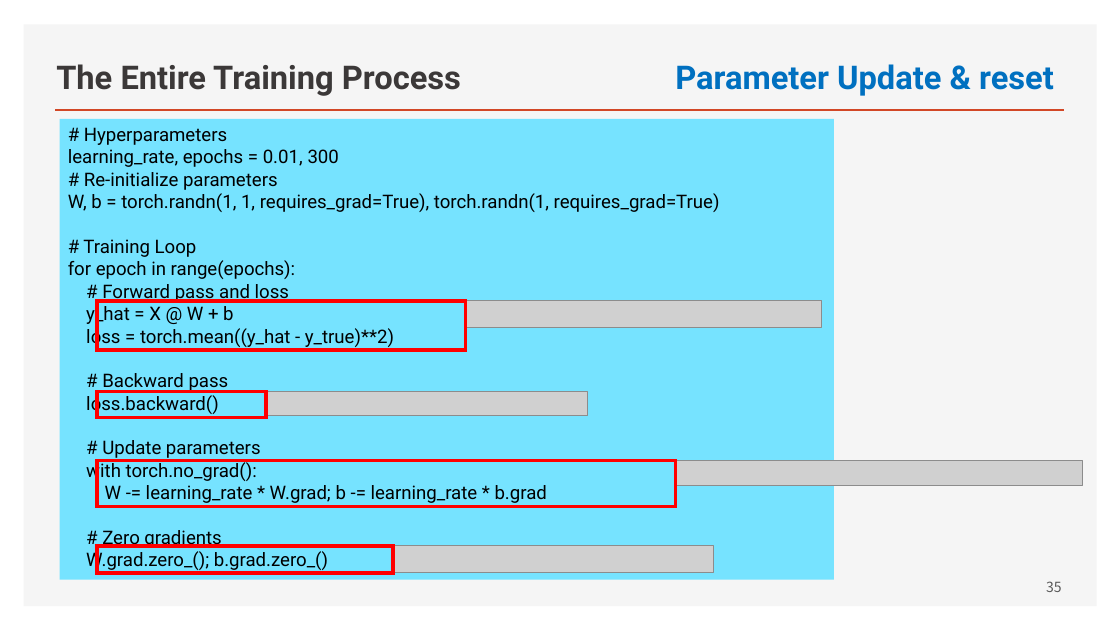
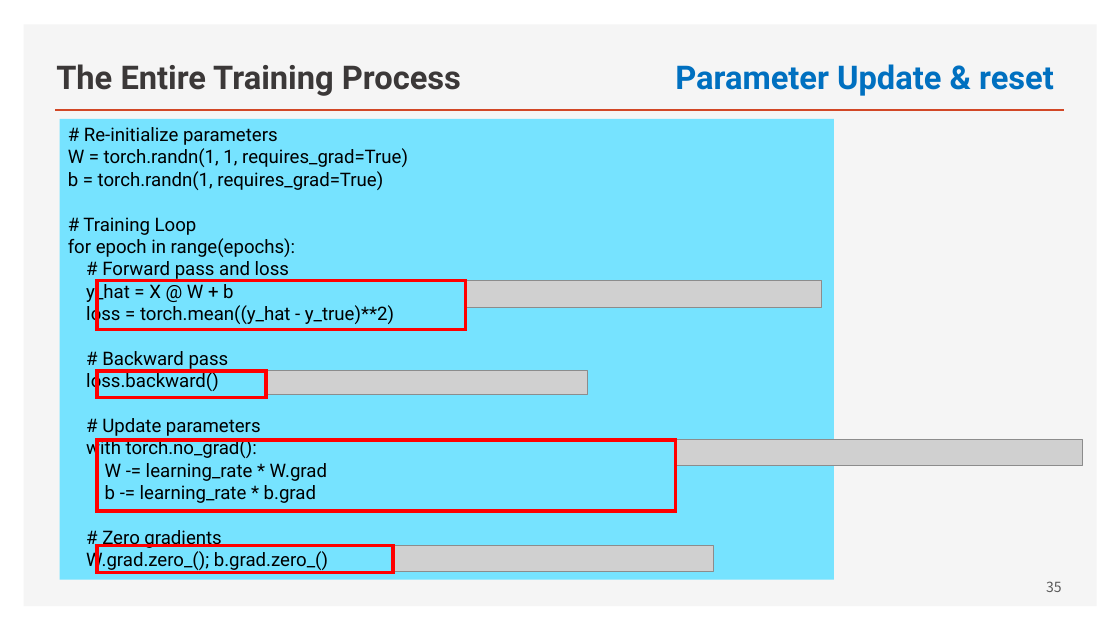
Before and after one commit to ancestor9/mathematics-for-machine-learning, a slide deck: slide 35 of Linear_Algebra/w5_02_Deep_Learning_with_pytorch.pptx. Drawn at 1120x630 pixels with LibreOffice and Linux fonts; fonts in the diff are those of the drawing; grey boxes stand for pictures. Boxes give left, top, right and bottom in pixels: in the first picture for what was removed or moved away, otherwise in the second. Text is boxed around its words. In the diff, an @@ line names an element or a change of style, - is before the commit and + after.

```diff
--- a/Linear_Algebra/w5_02_Deep_Learning_with_pytorch.pptx
+++ b/Linear_Algebra/w5_02_Deep_Learning_with_pytorch.pptx
@@ text in rectangle at bbox=[68, 127, 339, 167]: paragraphs removed @@
-# Hyperparameters
-learning_rate, epochs = 0.01, 300
@@ text in rectangle at bbox=[68, 148, 408, 190]: text changed @@
-W, b = torch.randn(1, 1, requires_grad=True), torch.randn(1, requires_grad=True)
+W = torch.randn(1, 1, requires_grad=True)
+b = torch.randn(1, requires_grad=True)
@@ 3 pictures, 2 rectangles: place and size @@
-3 pictures, 2 rectangles at bbox=[97, 301, 1082, 486]
+3 pictures, 2 rectangles at bbox=[97, 281, 1082, 465]
@@ rectangle: place and size @@
-rectangle at bbox=[97, 460, 676, 507]
+rectangle at bbox=[97, 440, 676, 512]
@@ text in rectangle at bbox=[105, 463, 327, 503]: text changed @@
-W -= learning_rate * W.grad; b -= learning_rate * b.grad
+W -= learning_rate * W.grad
+b -= learning_rate * b.grad
```
Also in this commit, not shown: 1 other slide changed, 1 slide added.
